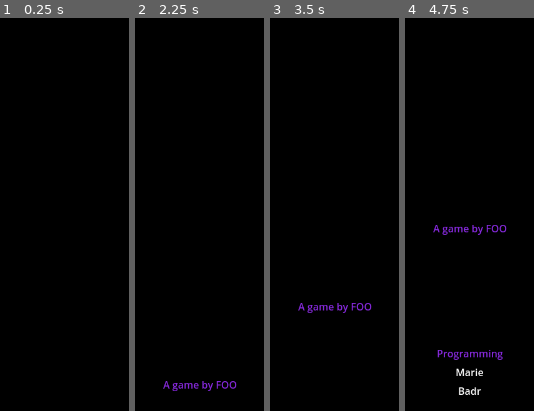
Above: before the commit, frames 1-4 (left to right).
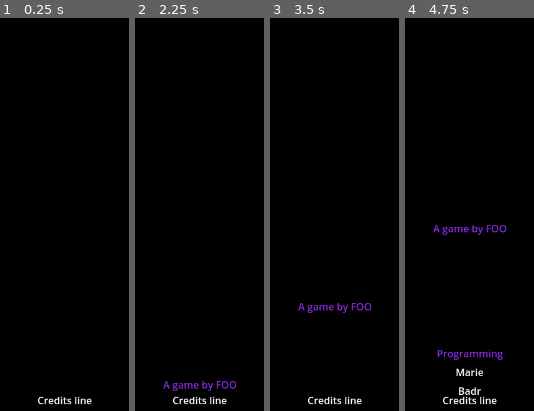
Above: after the commit, the same moments.

Repository: Narrop/Jame-Gam-17
Game: Godot game, scene res://Scenes/menu/Credits.tscn
Two runs of this game, one before a commit and one after it. Both use one fixed random seed, a clock stepped at 60 frames per second and the inputs below. This scene is started directly instead of the project's main scene.
Inputs:
- Up to frame 1 (0.25 s): no input
- Up to frame 2 (2.25 s): tap Enter (ui_accept) at 0.5, 0.77, 1.25, 1.52 s; hold Right (ui_right) 0.53-2.03 s; tap R (level_reset) at 2 s; hold Left (ui_left) from 2.03 s (still down)
- Up to frame 3 (3.5 s): release Left (ui_left) at 2.78 s; hold Right (ui_right) from 2.78 s (still down); tap Enter (ui_accept) at 3.02 s
- Up to frame 4 (4.75 s): tap Enter (ui_accept) at 3.77, 4.52 s; release Right (ui_right) at 4.28 s; hold Left (ui_left) from 4.28 s (still down)

The runs differ from the first frame. In frame 1, 0.4% of the frame differs, in the area x 29-72%, y 96-99%; in frame 2, 0.4%; in frame 3, 0.4%; in frame 4, 0.4%.

Commit message:
Update Credits.tscn

Diff:
--- a/Scenes/menu/Credits.tscn
+++ b/Scenes/menu/Credits.tscn
@@ -8,7 +8,7 @@
 script = ExtResource("1")
 
 [node name="ColorRect" type="ColorRect" parent="."]
-anchors_preset = -1
+anchors_preset = 15
 anchor_right = 1.0
 anchor_bottom = 1.0
 offset_right = 1280.0
@@ -17,6 +17,7 @@
 
 [node name="CreditsContainer" type="Control" parent="."]
 layout_mode = 3
+anchors_preset = 15
 anchor_right = 1.0
 anchor_bottom = 1.0
 offset_right = 1280.0
@@ -24,7 +25,6 @@
 grow_horizontal = 2
 
 [node name="Line" type="Label" parent="CreditsContainer"]
-visible = false
 layout_mode = 1
 anchors_preset = -1
 anchor_right = 1.0
